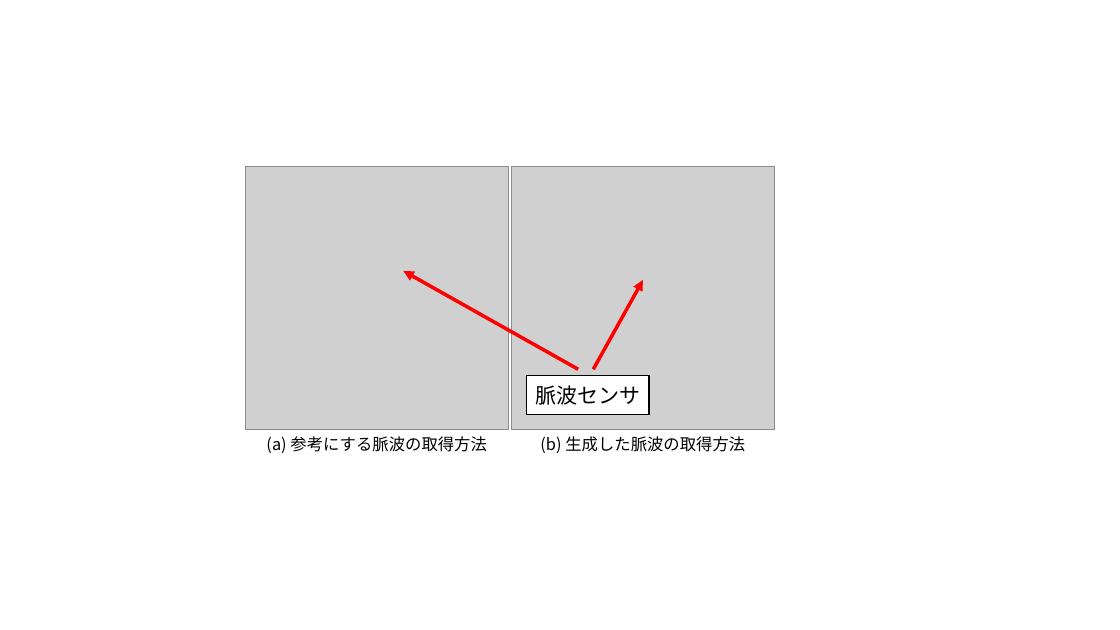
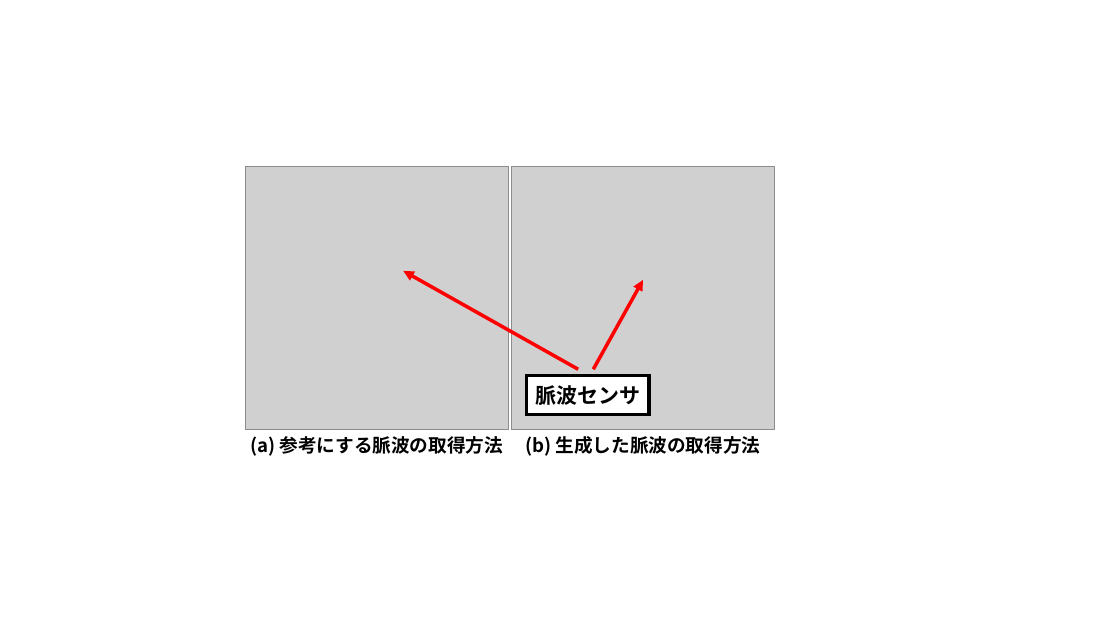
Before and after one commit to a2h1r0/lab, a slide deck: slide 1 of paper/pulse/figures/figures.pptx. Drawn at 1120x630 pixels with LibreOffice and Linux fonts; fonts in the diff are those of the drawing; grey boxes stand for pictures. Boxes give left, top, right and bottom in pixels: in the first picture for what was removed or moved away, otherwise in the second. Text is boxed around its words. In the diff, an @@ line names an element or a change of style, - is before the commit and + after.

```diff
--- a/paper/pulse/figures/figures.pptx
+++ b/paper/pulse/figures/figures.pptx
@@ rectangle "脈波センサ" at (527,376,649,415): bold on; outline #000000 1 pt to #000000 3 pt @@
@@ text "(a) 参考にする脈波の取得方法" at (250,436,503,456): size 14 to 16 pt, bold on @@
@@ text "(b) 生成した脈波の取得方法" at (525,436,761,456): size 14 to 16 pt, bold on @@
```
Also in this commit, not shown: 2 other files.
